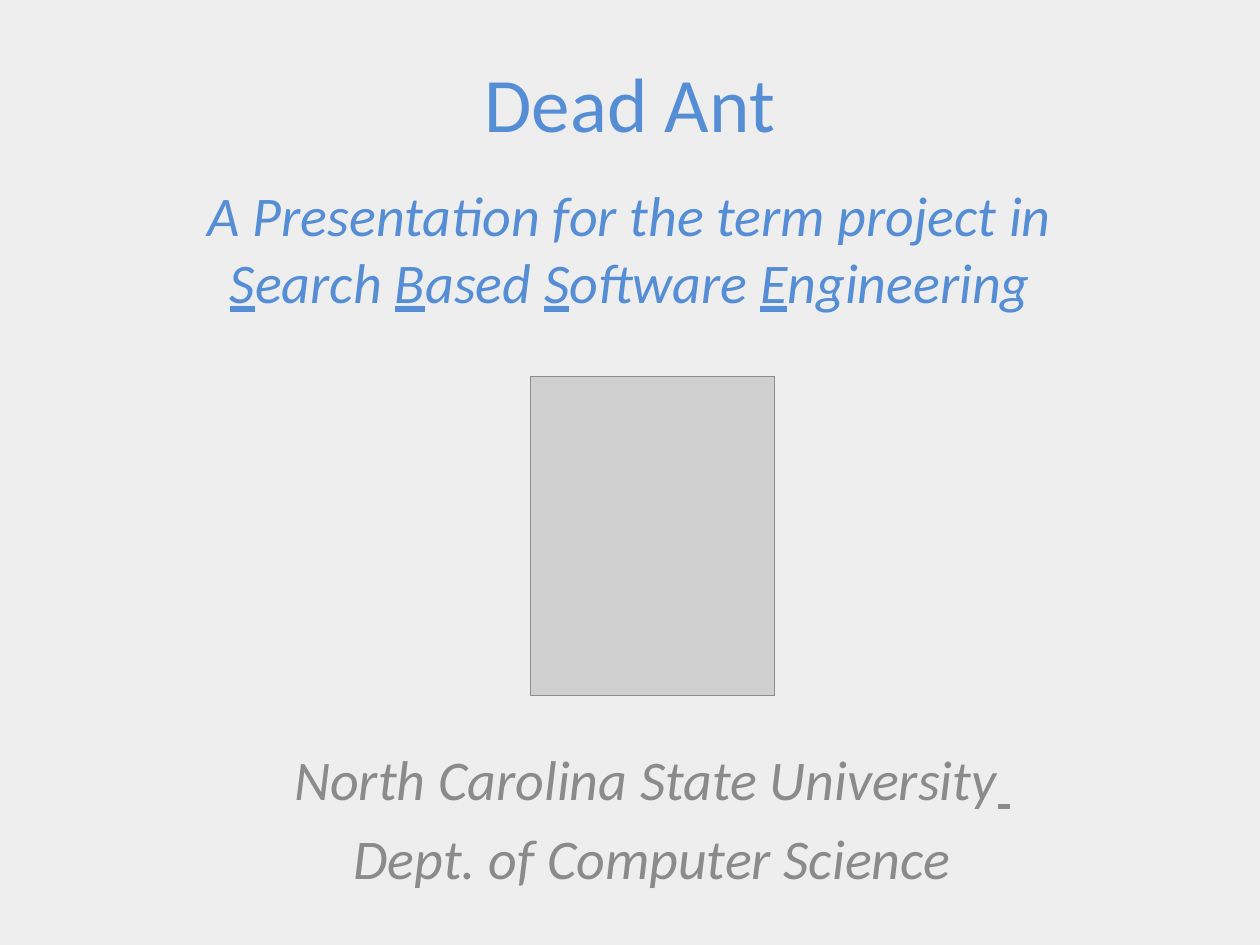
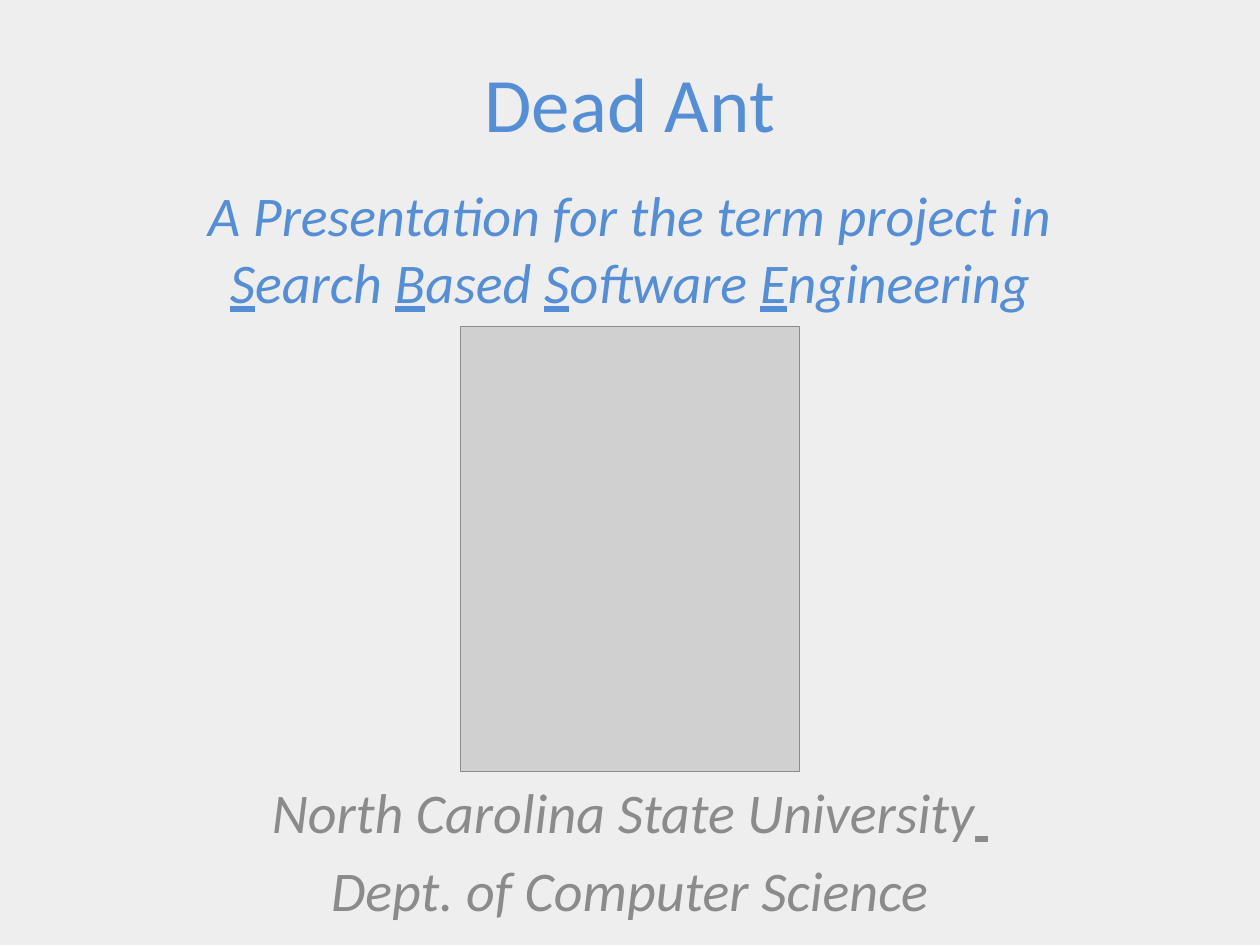
Before and after one commit to ai-se/Rahul, a slide deck: slide 1 of DEADANT/deadAnt.pptx. Drawn at 1260x945 pixels with LibreOffice and Linux fonts; fonts in the diff are those of the drawing; grey boxes stand for pictures. Boxes give left, top, right and bottom in pixels: in the first picture for what was removed or moved away, otherwise in the second. Text is boxed around its words. In the diff, an @@ line names an element or a change of style, - is before the commit and + after.

```diff
--- a/DEADANT/deadAnt.pptx
+++ b/DEADANT/deadAnt.pptx
@@ picture: place and size @@
-picture at [530,377,775,697]
+picture at [460,326,799,771]
@@ text "North Carolina State University": place and size @@
-text "North Carolina State University" at [294,761,997,888]
+text "North Carolina State University" at [272,794,974,920]
```
Also in this commit, not shown: 1 other slide changed, 1 slide added, 1 slide removed.
